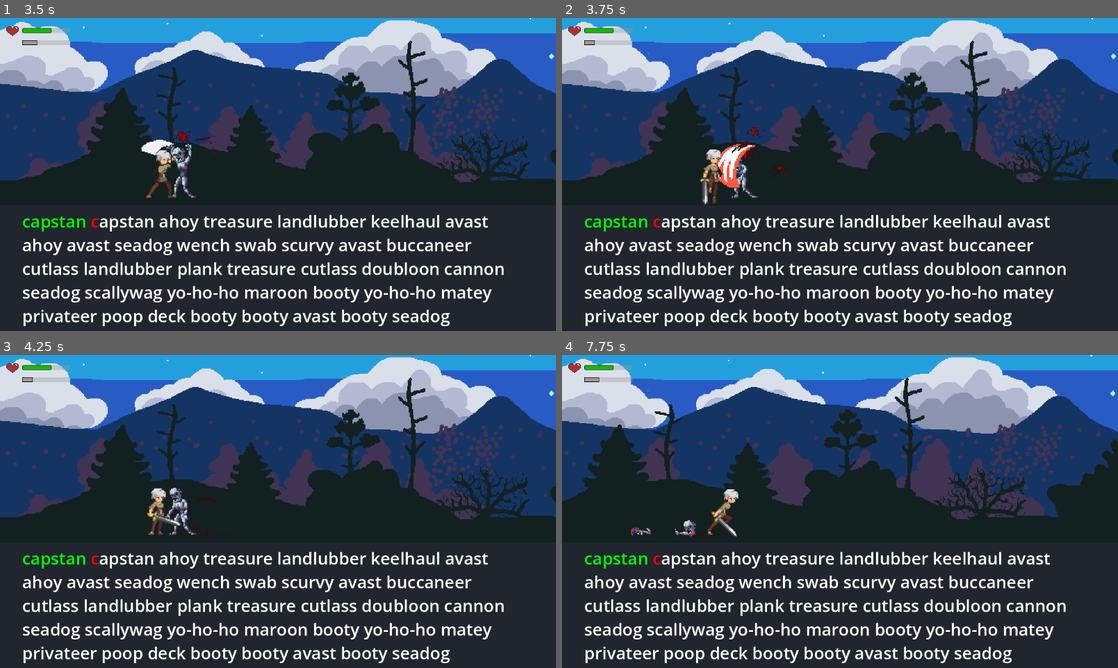
Above: before the commit, frames 1-4 (two rows, left to right).
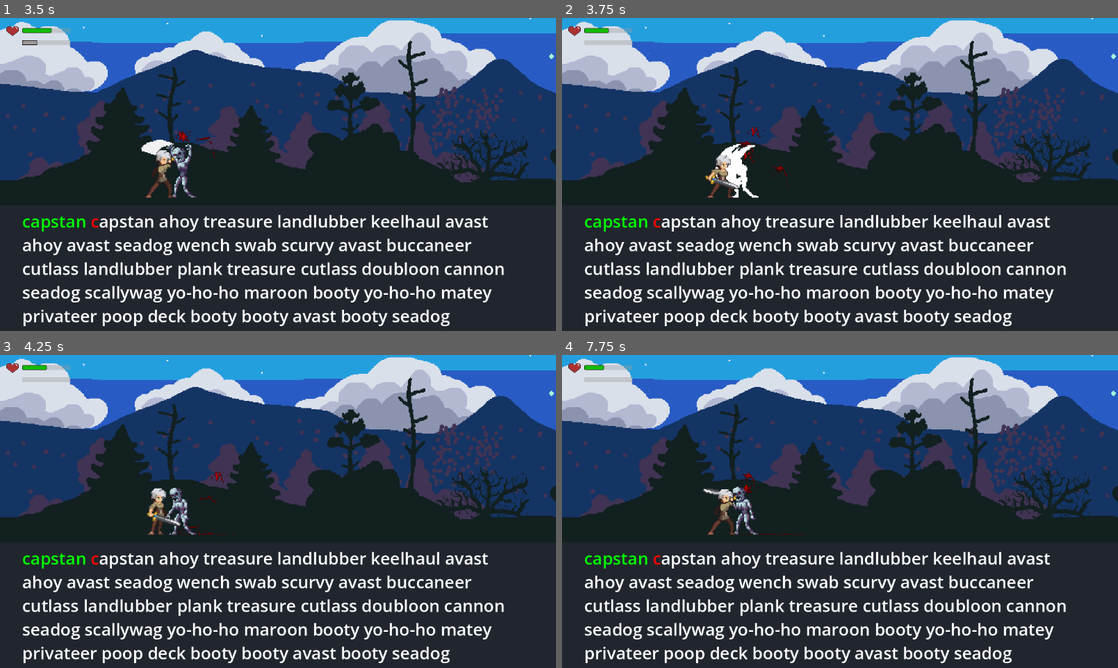
Above: after the commit, the same moments.

Repository: Rip50/RogueType
Game: Godot game, scene res://scenes/levels/level_night_forest.tscn
The game is run twice, just before and just after one commit, with the same random seed, the same clock (stepped at 60 frames per second) and the same inputs.
Inputs (mouse positions are in pixels of both pictures, inside the frame that each line leads up to):
- Up to frame 1 (3.5 s): tap Enter at 0.5 s; move the mouse to (400, 158) at 0.52 s; hold Right (move_right) 0.53-2.03 s; tap Space (attack) at 0.6, 1.35, 2.3, 2.85 s; click (400, 158) at 0.67 s; move the mouse to (166, 190) at 1.27 s; move the mouse to (333, 105) at 2.02 s; tap Tab (pick_up) at 2.1 s; move the mouse to (250, 237) at 2.77 s; hold Right (move_right) from 2.78 s (still down); click (250, 237) at 2.92 s
- Up to frame 2 (3.75 s): keep holding Right (move_right); move the mouse to (1006, 221) at 3.52 s; tap Space (attack) at 3.6 s
- Up to frame 3 (4.25 s): keep holding Right (move_right)
- Up to frame 4 (7.75 s): move the mouse to (673, 464) at 4.27 s; release Right (move_right) at 4.28 s; tap Tab (pick_up) at 4.35, 6.6 s; tap Space (attack) at 4.55, 5.1, 5.85, 6.8, 7.35 s; move the mouse to (867, 511) at 5.02 s; hold Right (move_right) 5.03-5.78 s; click (867, 511) at 5.17 s; move the mouse to (756, 433) at 5.77 s; move the mouse to (962, 495) at 6.52 s; move the mouse to (728, 527) at 7.27 s; hold Right (move_right) from 7.28 s (still down); click (728, 527) at 7.42 s

Frame 1 is identical in both runs. In frame 2, 1.0% of the frame differs, in the area x 4-36%, y 3-60%; in frame 3, less than 0.1%; in frame 4, 14%, in the area x 0-100%, y 0-58%.

Commit message:
Mia's basic attack value decreased. Flashing effect is only when a character actually takes a damage

Diff:
--- a/scenes/character.gd
+++ b/scenes/character.gd
@@ -32,8 +32,9 @@
 
 func take_damage(damage: Damage) -> void:
 	if health_stats != null:
-		health_stats.take_damage(damage)
-	_flash()
+		if health_stats.take_damage(damage):
+			_flash()
+
 
 
 func _flash() -> void:
--- a/scenes/player.tscn
+++ b/scenes/player.tscn
@@ -222,7 +222,7 @@
 
 [node name="AttackStats" type="Node" parent="."]
 script = ExtResource("3_sjfsi")
-basic_damage = 10.0
+basic_damage = 5.0
 cooldown_time_sec = 0.3
 
 [node name="MovementStats" type="Node" parent="." node_paths=PackedStringArray("character")]
--- a/scenes/states/mia_iddle_state.gd
+++ b/scenes/states/mia_iddle_state.gd
@@ -26,4 +26,5 @@
 
 
 func _emit_saw_enemy_attack_ready() -> void:
-	saw_enemy_attack_ready.emit()
+	if is_physics_processing():
+		saw_enemy_attack_ready.emit()
--- a/scenes/stats/health_stats.gd
+++ b/scenes/stats/health_stats.gd
@@ -64,13 +64,15 @@
 	return false
 
 
-func take_damage(damage: Damage) -> void:
+func take_damage(damage: Damage) -> bool:
 	var passed_damage = _try_deflect(damage.Value)
 	_restart_defence_regeneration()
 	_decrease_health(passed_damage)
 
 	if damage.Effect != null:
 		damage.Effect.apply_effect([self])
+
+	return passed_damage > 0
 
 
 func _try_deflect(damage_value: float) -> float:
